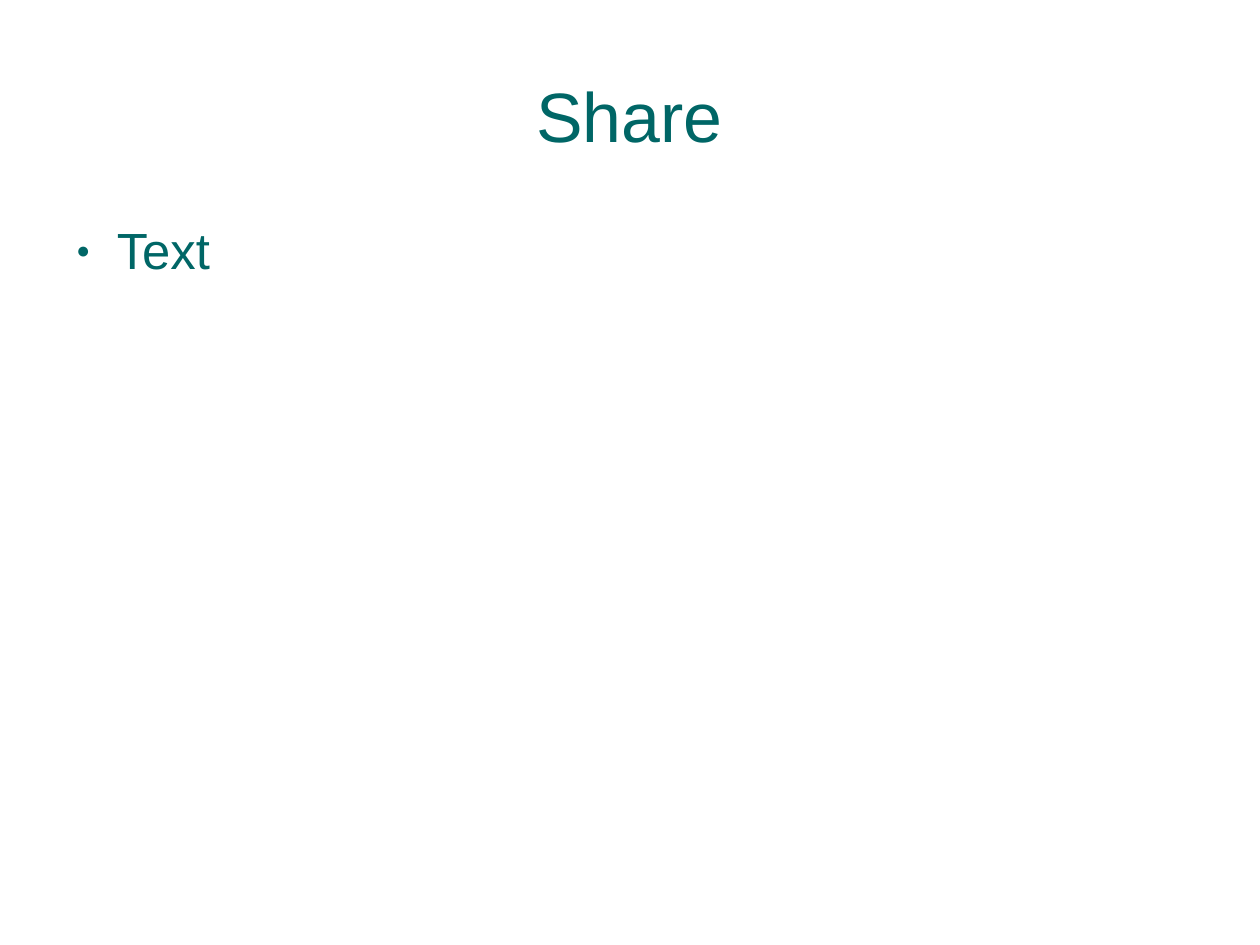
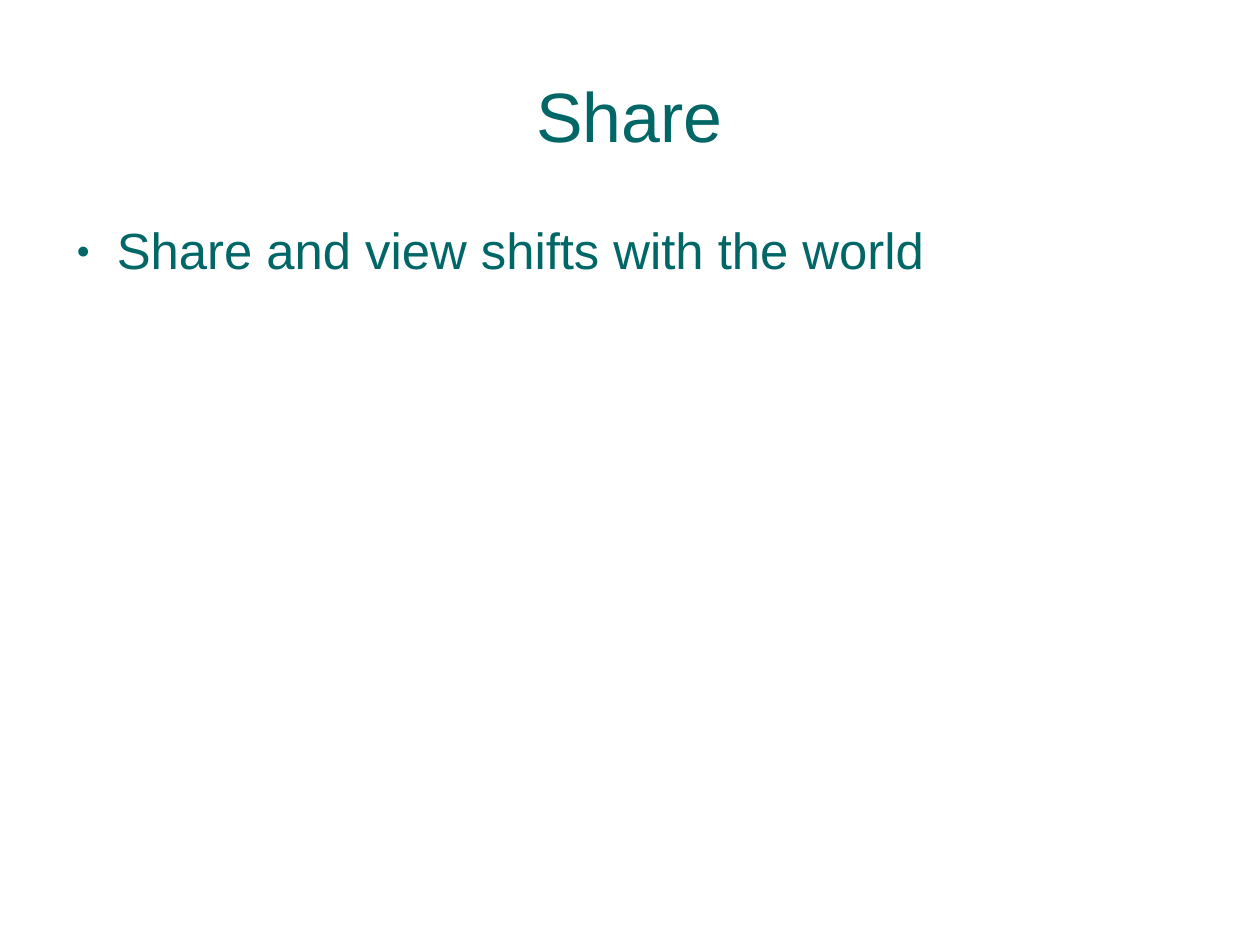
Before and after one commit to abruestle/ShiftShare, a slide deck: slide 5 of presentation/ShiftSharePresentation.ppt. Drawn at 1260x945 pixels with LibreOffice and Linux fonts; fonts in the diff are those of the drawing; background and template pictures are left out. Boxes give left, top, right and bottom in pixels: in the first picture for what was removed or moved away, otherwise in the second. Text is boxed around its words. In the diff, an @@ line names an element or a change of style, - is before the commit and + after.

```diff
--- a/presentation/ShiftSharePresentation.ppt
+++ b/presentation/ShiftSharePresentation.ppt
@@ text at [117, 232, 923, 270]: text changed @@
-● Text
+● Share and view shifts with the world
```
Also in this commit, not shown: 1 other slide changed, 1 slide added, 1 slide removed, 3 other files.
